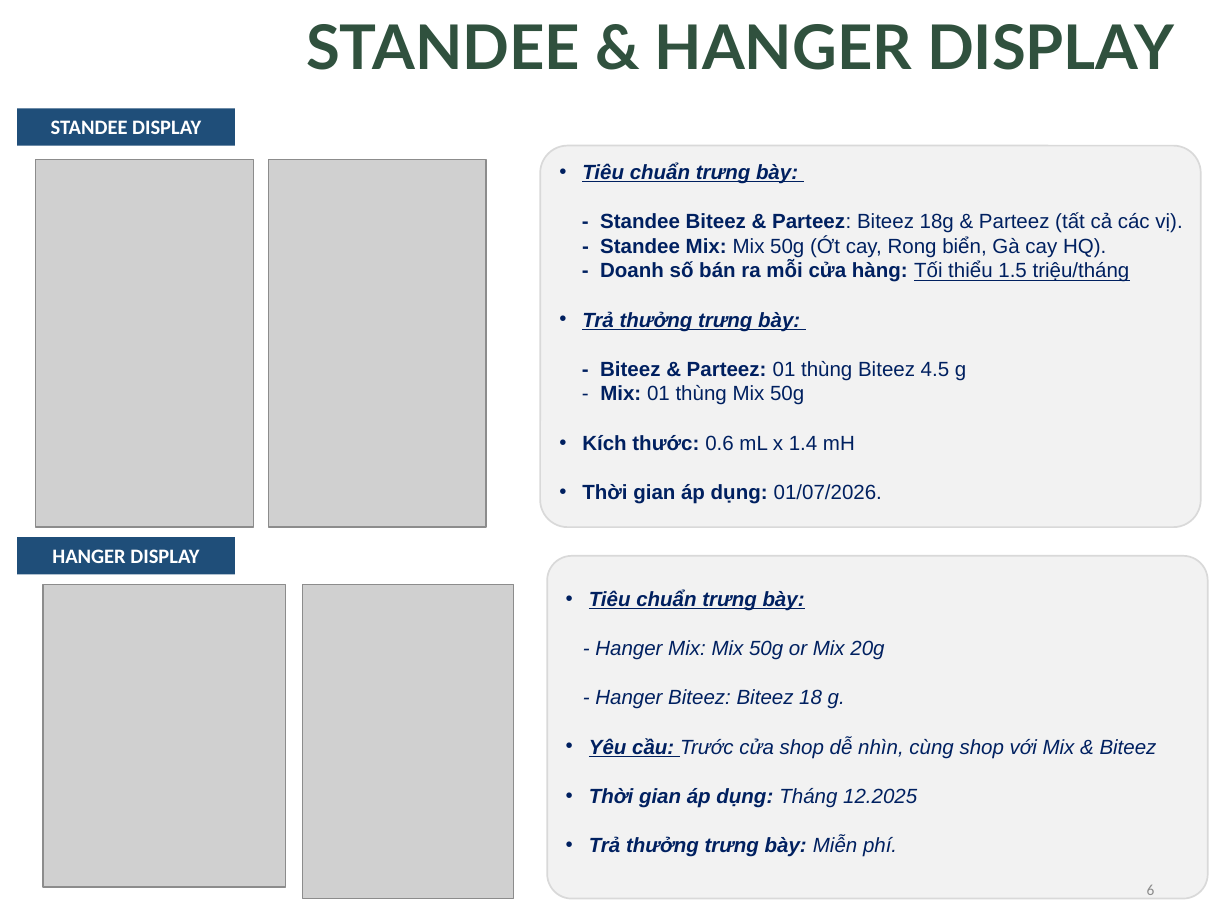
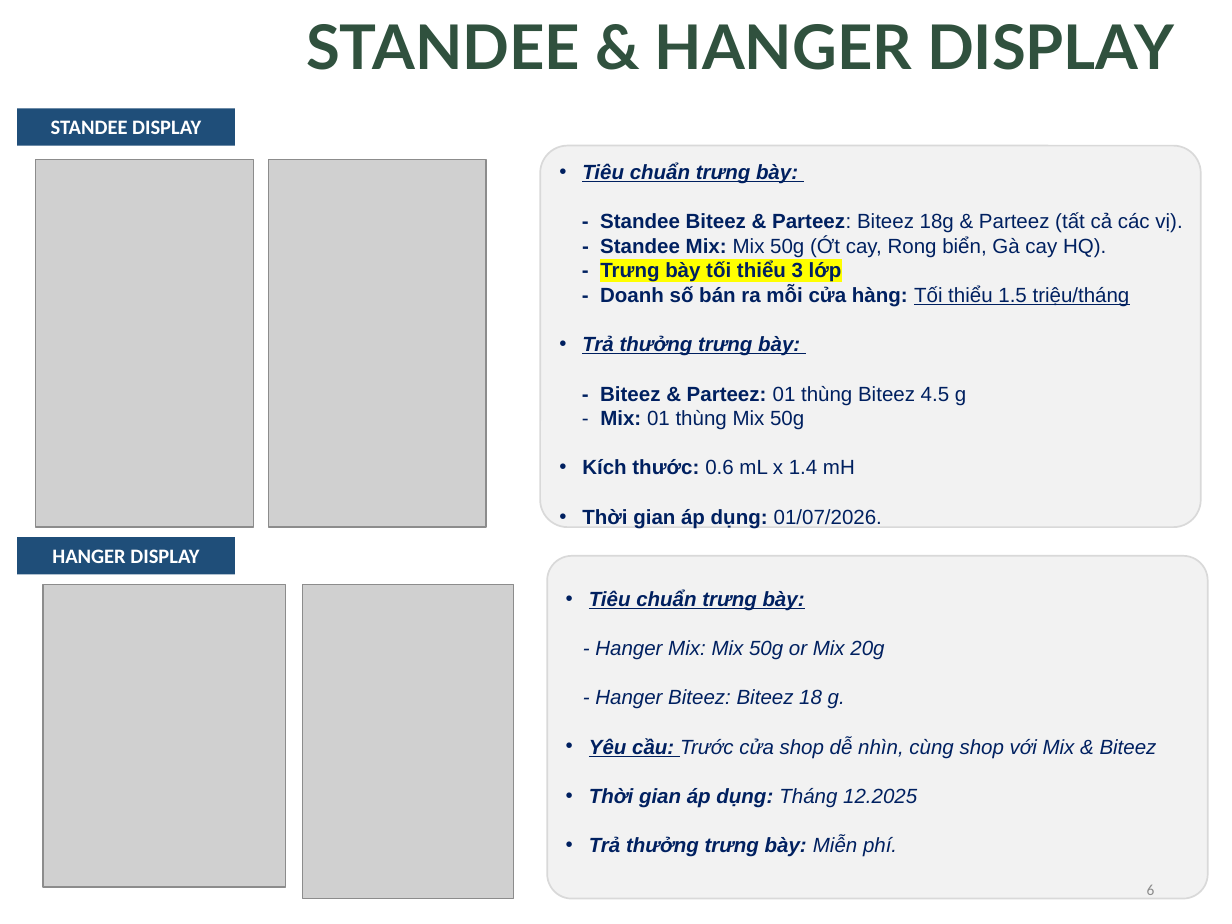
Before and after one commit to phungbui2203/Summary_Display, a slide deck: slide 6 of Display project TT Channel [BiteeZ & Mix] - New.pptx. Drawn at 1232x924 pixels with LibreOffice and Linux fonts; fonts in the diff are those of the drawing; grey boxes stand for pictures; background and template pictures are left out. Boxes give left, top, right and bottom in pixels: in the first picture for what was removed or moved away, otherwise in the second. Text is boxed around its words. In the diff, an @@ line names an element or a change of style, - is before the commit and + after.

```diff
--- a/Display project TT Channel [BiteeZ & Mix] - New.pptx
+++ b/Display project TT Channel [BiteeZ & Mix] - New.pptx
@@ text at box(600, 261, 842, 282): paragraph added @@
+- Trưng bày tối thiểu 3 lớp
```
Also in this commit, not shown: 1 other slide changed, 1 slide removed, 10 other files.
